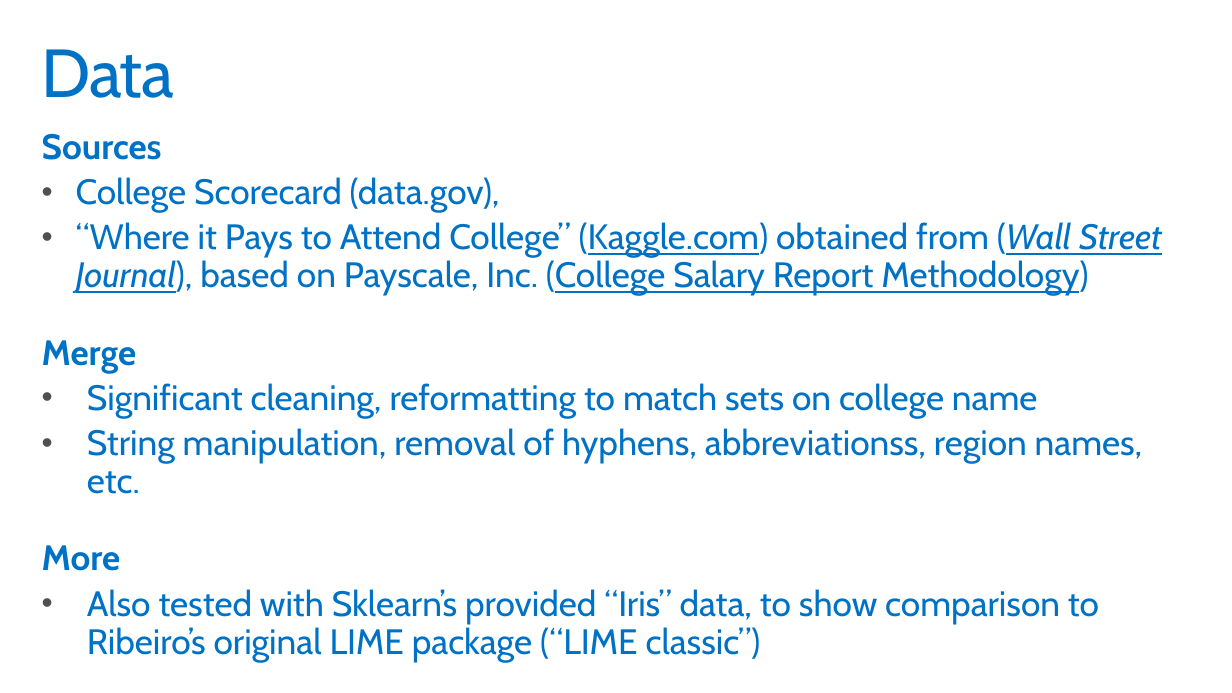
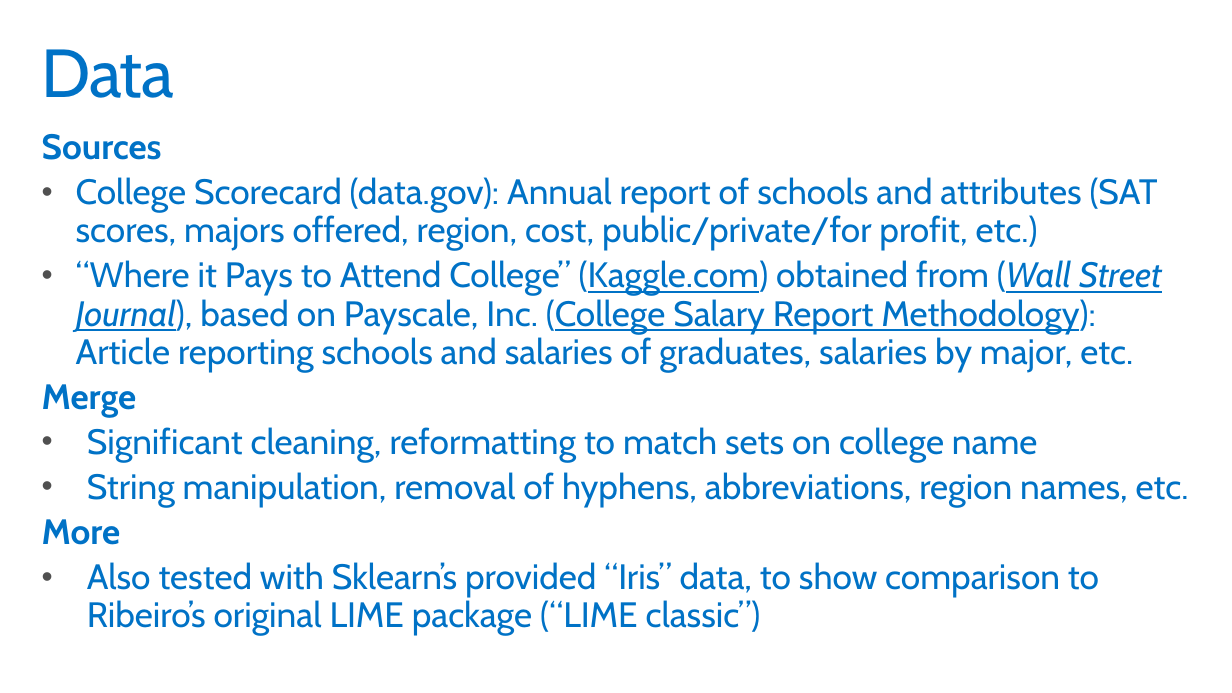
Before and after one commit to PKing70/LIMEaid, a slide deck: slide 6 of docs/LIMEaid_Final.pptx. Drawn at 1232x693 pixels with LibreOffice and Linux fonts; fonts in the diff are those of the drawing; background and template pictures are left out. Boxes give left, top, right and bottom in pixels: in the first picture for what was removed or moved away, otherwise in the second. Text is boxed around its words. In the diff, an @@ line names an element or a change of style, - is before the commit and + after.

```diff
--- a/docs/LIMEaid_Final.pptx
+++ b/docs/LIMEaid_Final.pptx
@@ text at <box>76,177,1162,372</box>: text changed @@
-• College Scorecard (data.gov),
-• “Where it Pays to Attend College” (Kaggle.com) obtained from (Wall Street Journal), based on Payscale, Inc. (College Salary Report Methodology)
+• College Scorecard (data.gov): Annual report of schools and attributes (SAT scores, majors offered, region, cost, public/private/for profit, etc.)
+• “Where it Pays to Attend College” (Kaggle.com) obtained from (Wall Street Journal), based on Payscale, Inc. (College Salary Report Methodology):
+  Article reporting schools and salaries of graduates, salaries by major, etc.
@@ text at <box>87,472,1189,507</box>: text changed @@
-• String manipulation, removal of hyphens, abbreviationss, region names, etc.
+• String manipulation, removal of hyphens, abbreviations, region names, etc.
```
Also in this commit, not shown: 1 other slide changed, 1 slide added, 1 slide removed, 1 other file.
